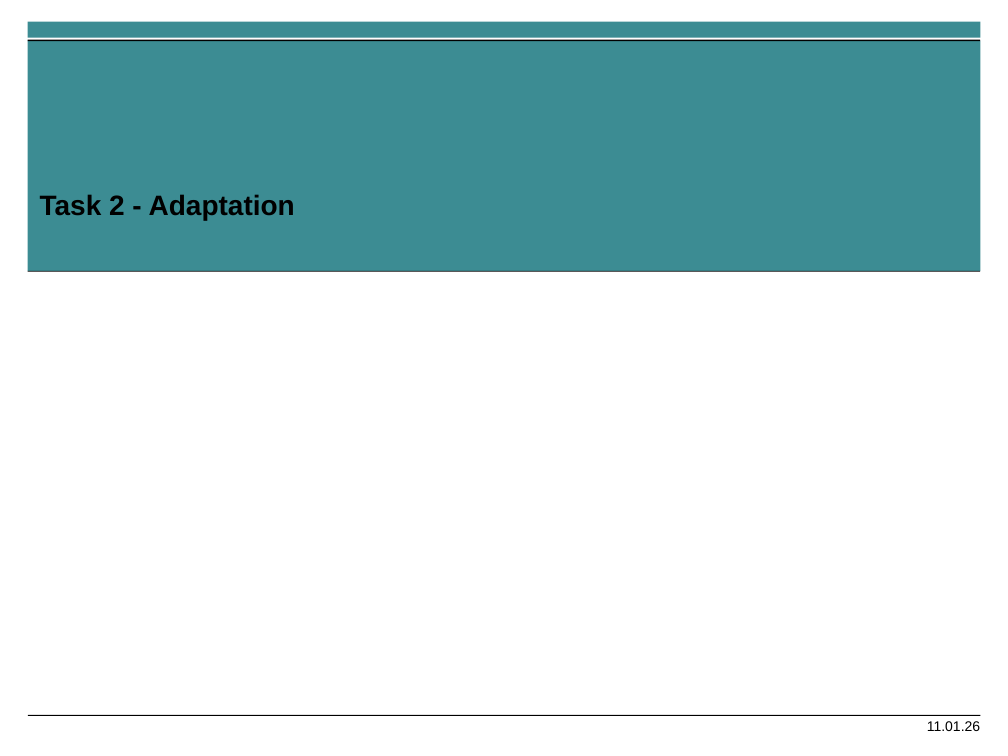
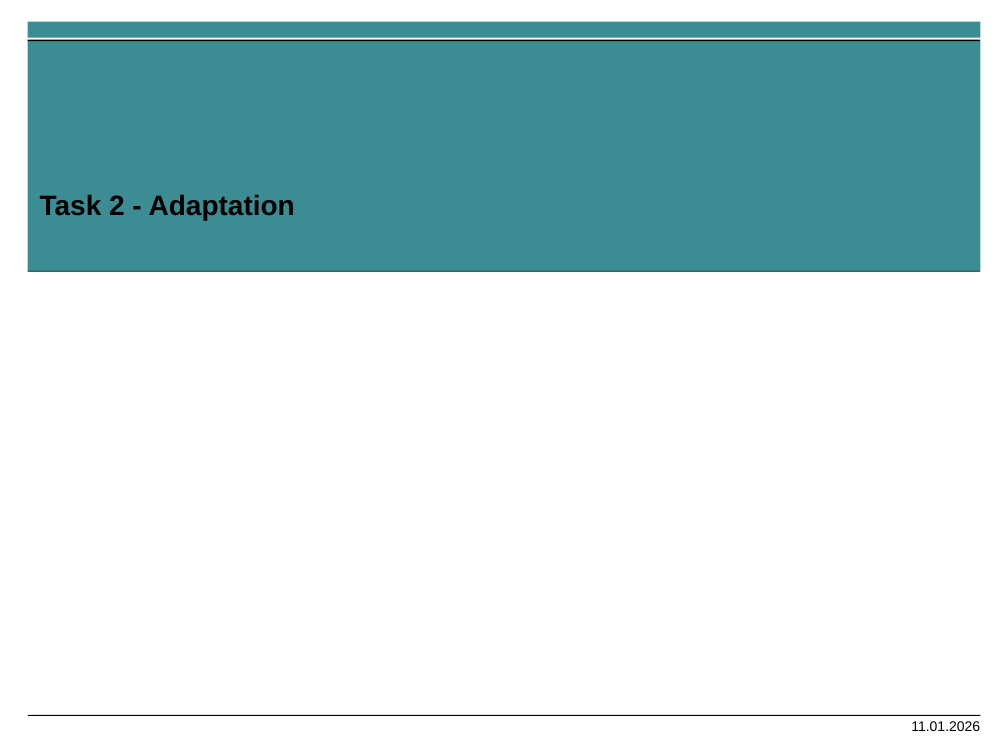
Before and after one commit to Luggashh/Praktikum-Wirtschaftsinformatik, a slide deck: slide 7 of Exercise 5/Excercise5_2_Presentation.pptx (slide 2 before the commit). Drawn at 1008x756 pixels with LibreOffice and Linux fonts; fonts in the diff are those of the drawing. Boxes give left, top, right and bottom in pixels: in the first picture for what was removed or moved away, otherwise in the second. Text is boxed around its words. In the diff, an @@ line names an element or a change of style, - is before the commit and + after.

```diff
--- a/Exercise 5/Excercise5_2_Presentation.pptx
+++ b/Exercise 5/Excercise5_2_Presentation.pptx
@@ text at (911,721,980,731): text changed @@
-11.01.26
+11.01.2026
```
Also in this commit, not shown: 5 other slides changed, 12 slides added.
